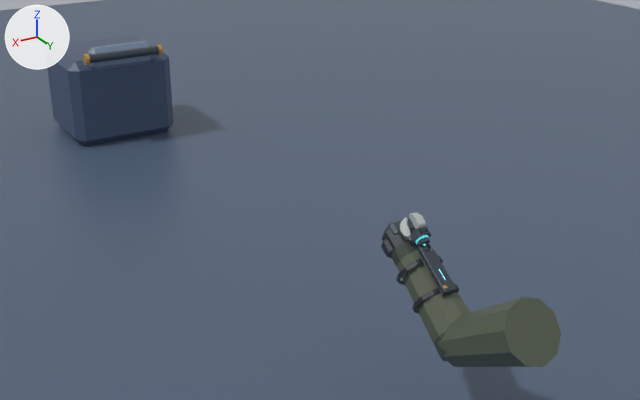
A saved change to the Blender file art/blender/grappler.blend.
The view is the same before and after, from a camera (50 mm lens) standing at (1.79, 2.33, 1.48) and looking at (-0.35, -1.23, -0.3). Every picture has the same lights, and +X, +Y and +Z are marked at upper left. The picture after the commit comes second.

Objects in the first picture: 'Anchor pedestal', 'Anchor plate', 'Forearm sleeve', 'Grip rail', 'Launcher - Charcoal webbing', 'Launcher - Graphite', 'Stage', 'Upper sleeve' and 11 more.
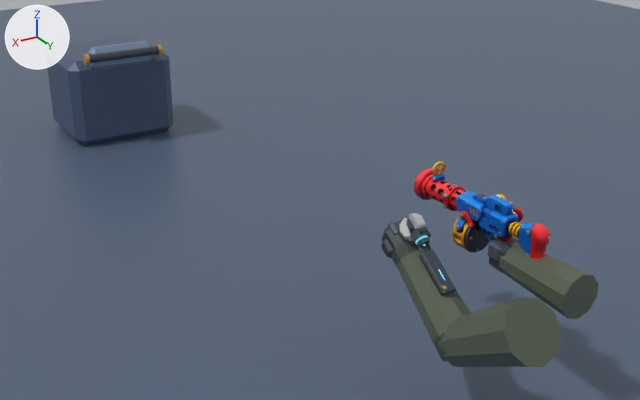
ob_launcher is not drawn itself; it is the parent of ob_launcher___charcoal_webbing, ob_launcher___ion_cyan, ob_launcher___ochre, ob_launcher___graphite, ob_dock.

Pixel boxes (x1, y1, x2, y2) of what changed, in the pictures (640 x 400 px):
'Sproto machine gun', added
    after: (414, 162, 550, 259)
'Gun-side sleeve', added
    after: (499, 243, 599, 319)
'Launcher - Graphite', moved
    before: (419, 244, 457, 294)
    after: (418, 244, 456, 294)
'Launcher - Charcoal webbing', deleted
    before: (396, 249, 459, 314)
'Gun-side glove', added
    after: (489, 237, 519, 274)
'Gun-side knuckles', added
    after: (488, 240, 504, 262)
'Launcher - Charcoal', now drawn
    after: (419, 255, 444, 295)
'Launcher - Ion cyan', moved
    before: (439, 269, 446, 280)
    after: (438, 269, 445, 280)
'Launcher - Ochre', moved
    before: (443, 285, 448, 289)
    after: (442, 285, 447, 289)

What the commit changed:
Picture 'Sproto_Machine_Gun_basecolor.jpg' (img_sproto_machine_gun_basecolor_jpg) is new.
Picture 'Sproto_Machine_Gun_rm.jpg' (img_sproto_machine_gun_rm_jpg) is new.
Picture 'Sproto_Machine_Gun_normal.png' (img_sproto_machine_gun_normal_png) is new.
Material 'tripo_material_a4c1903b-26c4-42ce-8fa7-9708177cab02' (mat_tripo_material_a4c1903b_26c4_42ce_8fa7_9708177cab02) is new.
Uses the picture img_sproto_machine_gun_basecolor_jpg.
Uses the picture img_sproto_machine_gun_normal_png.
Uses the picture img_sproto_machine_gun_rm_jpg.
Mesh me_mesh_0 is new.
It has 33139 vertices, 49822 faces and spans x 0.0..16383.0, y -3838.0..0.0, z 0.0..6908.0.
It uses material mat_tripo_material_a4c1903b_26c4_42ce_8fa7_9708177cab02.
Mesh me_cube_013 is new.
It has 24 vertices, 26 faces and spans x -0.0295..0.0295, y -0.0365..0.0365, z -0.0335..0.0335.
It uses material mat_glove_padding (greyish blue #454f5b).
Mesh me_cube_012 is new.
It has 24 vertices, 26 faces and spans x -0.0555..0.0555, y -0.0585..0.0585, z -0.0575..0.0575.
It uses material mat_glove (dark grey #30363d).
Mesh me_cone_014_1 is new.
It is a 10-sided cut cone along z (radius 0.084 at the low end, 0.063 at the high end) spanning x -0.08..0.08, y -0.084..0.084, z -0.168..0.168.
It uses material mat_field_jacket (greyish green #596150).
Object 'Launcher' (ob_launcher) moves from (0.0, -0.25, 0.0) to (0.0, -0.25, -0.003).
Object 'Launcher - Charcoal webbing' (ob_launcher___charcoal_webbing) is deleted.
Object 'Sproto machine gun' (ob_sproto_machine_gun) is new; it shows me_mesh_0.
Its parent is ob_demo_gun_arm.
Its location is (0.0797, -0.127, -0.0578).
Its rotation in degrees is (0, 0, -90).
Its scale is (0.0000415, 0.0000415, 0.0000415).
Object 'Demo gun arm' (ob_demo_gun_arm) is new.
Its location is (-0.3, 0.5, 0.012).
Object 'Gun-side knuckles' (ob_gun_side_knuckles) is new; it shows me_cube_013.
Its parent is ob_demo_gun_arm.
Its location is (0.034, -0.322, 0.023).
Object 'Gun-side glove' (ob_gun_side_glove) is new; it shows me_cube_012.
Its parent is ob_demo_gun_arm.
Its location is (0.0, -0.309, 0.002).
Object 'Gun-side sleeve' (ob_gun_side_sleeve) is new; it shows me_cone_014_1.
Its parent is ob_demo_gun_arm.
Its location is (0.0, -0.117, 0.0).
Its rotation in degrees is (90, 0, 0).
